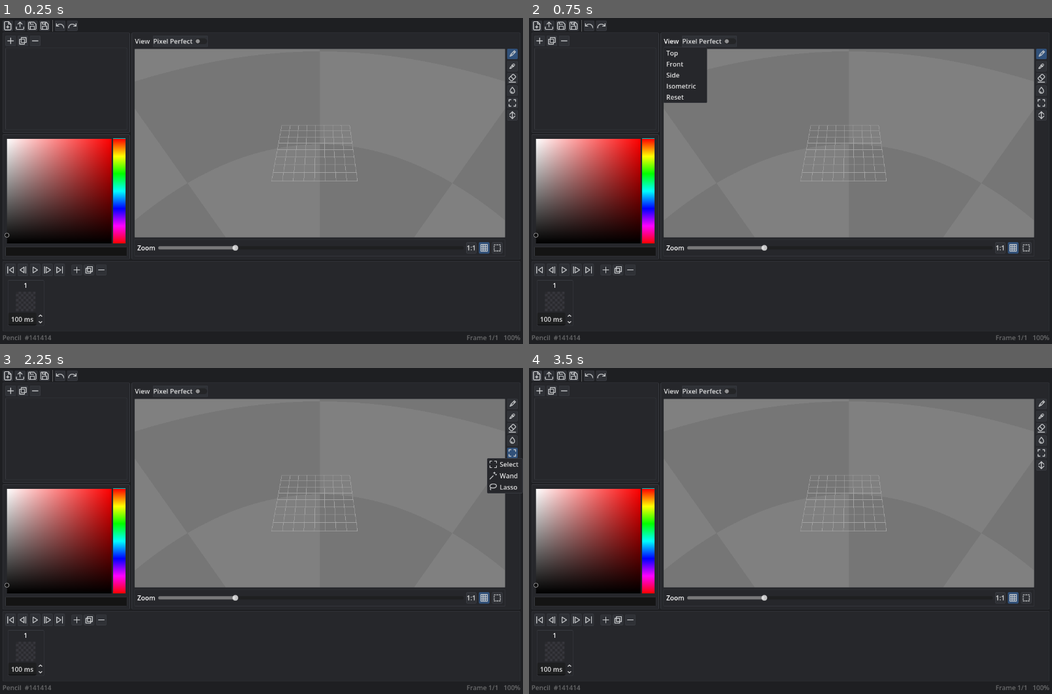
Above: before the commit, frames 1-4 (two rows, left to right).
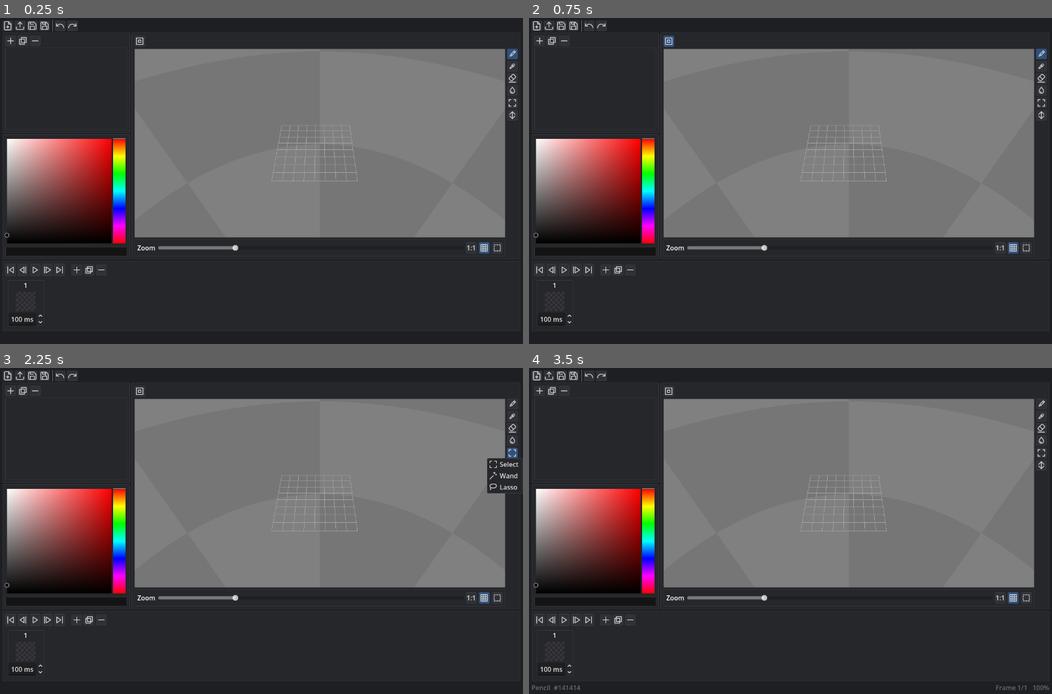
Above: after the commit, the same moments.

Repository: LeonardMeagher2/LVE
Game: Godot game, scene res://ui/main.tscn
The game is run twice, just before and just after one commit, with the same random seed, the same clock (stepped at 60 frames per second) and the same inputs.
Inputs (mouse positions are in pixels of both pictures, inside the frame that each line leads up to):
- Up to frame 1 (0.25 s): no input
- Up to frame 2 (0.75 s): click (670, 40) at 0.5 s, where only the run before the commit has a clickable "View"
- Up to frame 3 (2.25 s): click (141, 390) at 1.27 s; click (512, 452) at 2 s
- Up to frame 4 (3.5 s): click (534, 374) at 2.75 s

The runs differ from the first frame. In frame 1, 0.2% of the frame differs, in the area x 0-100%, y 6-99%; in frame 2, 1.6%, in the area x 0-100%, y 5-99%; in frame 3, 0.2%; in frame 4, 0.1%.
Error after the commit: Invalid access to property or key 'view_requested' on a base object of type 'HBoxContainer (OptionBar)'. (res://ui/main.gd:42)

Commit message:
Add connected and color tolerance options to fill and wand

Diff:
--- /dev/null
+++ b/icons/connected.svg
@@ -0,0 +1,6 @@
+<?xml version="1.0" encoding="UTF-8"?>
+<svg width="24" height="24" viewBox="0 0 24 24" fill="none" stroke="#c8cacc" stroke-width="2" stroke-linecap="round" stroke-linejoin="round" version="1.1" xmlns="http://www.w3.org/2000/svg">
+  <path d="M4 4h16v8h-8v8H4z" id="outline"/>
+  <path d="M12 4v8" id="edge_v"/>
+  <path d="M4 12h8" id="edge_h"/>
+</svg>
--- /dev/null
+++ b/icons/tolerance.svg
@@ -0,0 +1,6 @@
+<?xml version="1.0" encoding="UTF-8"?>
+<svg width="24" height="24" viewBox="0 0 24 24" fill="none" stroke="#c8cacc" stroke-width="2" stroke-linecap="round" stroke-linejoin="round" version="1.1" xmlns="http://www.w3.org/2000/svg">
+  <rect x="3" y="7" width="5" height="10" fill="#c8cacc" fill-opacity="0.35" stroke="none" id="shade_low"/>
+  <rect x="9.5" y="7" width="5" height="10" fill="#c8cacc" fill-opacity="0.65" stroke="none" id="shade_mid"/>
+  <rect x="16" y="7" width="5" height="10" fill="#c8cacc" stroke="none" id="shade_full"/>
+</svg>
--- /dev/null
+++ b/tests/fill_all.gd
@@ -0,0 +1,102 @@
+extends "res://tests/test.gd"
+
+var _inst: Node = null
+var _vp: EditorViewport
+var _center := Vector2.ZERO
+var _r1 := State.NONE
+var _r2 := State.NONE
+var _r3 := State.NONE
+var _control := State.NONE
+
+
+func _ready() -> void:
+	var scene: PackedScene = load("res://ui/main.tscn")
+	_inst = scene.instantiate()
+	get_tree().root.add_child.call_deferred(_inst)
+	test("fill recolors every voxel of the same color when connected is off", _run)
+
+
+func _run() -> void:
+	step("Given the fill tool with a blue brush and three separate red voxels", func():
+		_vp = editor_viewport(_inst)
+		State.set_tool(State.tools.fill)
+		State.set_color(Color.BLUE)
+		var svp := _vp.get_viewport()
+		var vsize: Vector2i = svp.size
+		if vsize.x <= 0 or vsize.y <= 0:
+			svp.size = Vector2i(800, 500)
+			vsize = svp.size
+		_center = Vector2(vsize.x * 0.5, vsize.y * 0.5)
+		_r1 = aim(_vp, _center).target
+		_r2 = _r1 + Vector3i(8, 0, 0)
+		_r3 = _r1 + Vector3i(16, 0, 0)
+		_control = _r1 + Vector3i(0, 1, 0)
+		var f: VoxelFrame = State.document.frames[State.current_frame]
+		f.cells[_r1] = Color.RED
+		f.cells[_r2] = Color.RED
+		f.cells[_r3] = Color.RED
+		f.cells[_control] = Color.GREEN
+	)
+
+	step("Then the option bar shows a connected icon toggle", func():
+		var b := _connected_toggle()
+		expect(b != null, "the connected toggle exists")
+		if b == null:
+			return
+		expect(b.toggle_mode, "the connected control is a toggle button")
+		expect(b.icon != null, "the connected toggle shows an icon")
+		expect(b.button_pressed, "the connected toggle starts on")
+	)
+
+	step("When the user fills one red voxel with connected on", func():
+		expect(State.get_tool_option(State.tools.fill, "connected") == true, "connected is on by default")
+		_click(_screen_pos_of(_r2))
+	)
+
+	step("Then only that voxel changes color", func():
+		var f: VoxelFrame = State.document.frames[State.current_frame]
+		expect(f.cells[_r2] == Color.BLUE, "the clicked voxel takes the brush color")
+		expect(f.cells[_r1] == Color.RED, "the distant red voxel keeps its color")
+		expect(f.cells[_r3] == Color.RED, "the farthest red voxel keeps its color")
+	)
+
+	step("When the user turns connected off and fills another red voxel", func():
+		State.set_tool_option("", "connected", false)
+		_click(_screen_pos_of(_r1))
+	)
+
+	step("Then every red voxel takes the brush color", func():
+		var f: VoxelFrame = State.document.frames[State.current_frame]
+		expect(f.cells[_r1] == Color.BLUE, "the first red voxel takes the brush color")
+		expect(f.cells[_r3] == Color.BLUE, "the last red voxel takes the brush color")
+		expect(f.cells[_control] == Color.GREEN, "the green voxel keeps its color")
+	)
+
+
+func _connected_toggle() -> Button:
+	var bar := _inst.get_node("%OptionBar")
+	for w in bar.get_node("OptionsBox").get_children():
+		for c in w.get_children():
+			if c is Button and c.tooltip_text == "Connected":
+				return c
+	return null
+
+
+func _click(pos: Vector2) -> void:
+	var press := InputEventMouseButton.new()
+	press.button_index = MOUSE_BUTTON_LEFT
+	press.pressed = true
+	press.position = pos
+	_vp.get_viewport().push_input(press)
+	press.pressed = false
+	_vp.get_viewport().push_input(press)
+
+
+func _screen_pos_of(cell: Vector3i) -> Vector2:
+	var svp := _vp.get_viewport()
+	for dy in range(0, int(svp.size.y), 10):
+		for dx in range(0, int(svp.size.x), 10):
+			var pos := Vector2(dx, dy)
+			if aim(_vp, pos).target == cell:
+				return pos
+	return Vector2.INF
--- /dev/null
+++ b/tests/fill_all.tscn
@@ -0,0 +1,6 @@
+[gd_scene format=3]
+
+[ext_resource type="Script" path="res://tests/fill_all.gd" id="1"]
+
+[node name="FillAll" type="Node"]
+script = ExtResource("1")
--- /dev/null
+++ b/tests/wand_all.gd
@@ -0,0 +1,87 @@
+extends "res://tests/test.gd"
+
+var _inst: Node = null
+var _vp: EditorViewport
+var _center := Vector2.ZERO
+var _a := State.NONE
+var _b := State.NONE
+var _c := State.NONE
+var _red := State.NONE
+
+
+func _ready() -> void:
+	var scene: PackedScene = load("res://ui/main.tscn")
+	_inst = scene.instantiate()
+	get_tree().root.add_child.call_deferred(_inst)
+	test("wand selects every voxel of the same color when connected is off", _run)
+
+
+func _run() -> void:
+	step("Given the wand tool and three separate gray voxels plus one red voxel", func():
+		_vp = editor_viewport(_inst)
+		State.set_tool(State.tools.wand)
+		var svp := _vp.get_viewport()
+		var vsize: Vector2i = svp.size
+		if vsize.x <= 0 or vsize.y <= 0:
+			svp.size = Vector2i(800, 500)
+			vsize = svp.size
+		_center = Vector2(vsize.x * 0.5, vsize.y * 0.5)
+		_a = aim(_vp, _center).target
+		_b = _a + Vector3i(8, 0, 0)
+		_c = _a + Vector3i(16, 0, 0)
+		_red = _a + Vector3i(0, 1, 0)
+		var gray := Color.from_rgba8(150, 150, 150)
+		var f: VoxelFrame = State.document.frames[State.current_frame]
+		f.cells[_a] = gray
+		f.cells[_b] = gray
+		f.cells[_c] = gray
+		f.cells[_red] = Color.RED
+	)
+
+	step("When the user clicks one gray voxel with connected on", func():
+		expect(State.get_tool_option(State.tools.wand, "connected") == true, "connected is on by default")
+		_click(_screen_pos_of(_b))
+	)
+
+	step("Then only that voxel is selected", func():
+		expect(State.selection.contains(_b), "the clicked voxel is selected")
+		expect(not State.selection.contains(_a), "the distant gray voxel is not selected")
+		expect(not State.selection.contains(_red), "the red voxel is not selected")
+	)
+
+	step("Given no active selection", func():
+		State.clear_selection()
+	)
+
+	step("When the user turns connected off and clicks another gray voxel", func():
+		State.set_tool_option("select", "connected", false)
+		_click(_screen_pos_of(_c))
+	)
+
+	step("Then every gray voxel is selected", func():
+		expect(State.selection.contains(_c), "the clicked voxel is selected")
+		expect(State.selection.contains(_a), "the first gray voxel is selected")
+		expect(State.selection.contains(_b), "the second gray voxel is selected")
+		expect(State.selection.cells.size() == 3, "selection holds exactly the three gray voxels")
+		expect(not State.selection.contains(_red), "the red voxel is not selected")
+	)
+
+
+func _click(pos: Vector2) -> void:
+	var press := InputEventMouseButton.new()
+	press.button_index = MOUSE_BUTTON_LEFT
+	press.pressed = true
+	press.position = pos
+	_vp.get_viewport().push_input(press)
+	press.pressed = false
+	_vp.get_viewport().push_input(press)
+
+
+func _screen_pos_of(cell: Vector3i) -> Vector2:
+	var svp := _vp.get_viewport()
+	for dy in range(0, int(svp.size.y), 10):
+		for dx in range(0, int(svp.size.x), 10):
+			var pos := Vector2(dx, dy)
+			if aim(_vp, pos).target == cell:
+				return pos
+	return Vector2.INF
--- /dev/null
+++ b/tests/wand_all.tscn
@@ -0,0 +1,6 @@
+[gd_scene format=3]
+
+[ext_resource type="Script" path="res://tests/wand_all.gd" id="1"]
+
+[node name="WandAll" type="Node"]
+script = ExtResource("1")
--- /dev/null
+++ b/tools/connected.tscn
@@ -0,0 +1,9 @@
+[gd_scene load_steps=3 format=3]
+
+[ext_resource type="PackedScene" path="res://tools/icon_toggle_option.tscn" id="1"]
+[ext_resource type="Texture2D" path="res://icons/connected.svg" id="2"]
+
+[node name="ConnectedOption" instance=ExtResource("1")]
+
+[node name="Button" parent="." index="0"]
+icon = ExtResource("2")
--- a/tools/fill.tres
+++ b/tools/fill.tres
@@ -2,11 +2,27 @@
 
 [ext_resource type="Script" uid="uid://cjerda0p540dt" path="res://tools/tool_info.gd" id="1_script"]
 [ext_resource type="Texture2D" uid="uid://vfhvhh7m0svp" path="res://icons/fill.svg" id="2_icon"]
+[ext_resource type="Script" uid="uid://psmrld84nlu7" path="res://tools/tool_option.gd" id="3_option"]
+
+[sub_resource type="Resource" id="Resource_con"]
+script = ExtResource("3_option")
+id = "connected"
+label = "connected"
+default = true
+option_scene = "res://tools/connected.tscn"
+
+[sub_resource type="Resource" id="Resource_eps"]
+script = ExtResource("3_option")
+id = "color_epsilon"
+label = "Color tolerance"
+default = 0.0
+option_scene = "res://tools/tolerance.tscn"
 
 [resource]
 script = ExtResource("1_script")
 id = "fill"
 display_name = "Fill"
 icon = ExtResource("2_icon")
-tooltip = "Fill connected voxels with a color"
+tooltip = "Fill matching voxels with a color"
 tool_scene = "res://tools/fill/fill.tscn"
+options = [SubResource("Resource_con"), SubResource("Resource_eps")]
--- a/tools/fill/fill_tool.gd
+++ b/tools/fill/fill_tool.gd
@@ -12,23 +12,34 @@
 
 func _flood_fill(seed: Vector3i) -> bool:
 	var frame: VoxelFrame = State.document.frames[State.current_frame]
-	var old_index: int = frame.cells[seed]
-	var new_index: int = State.document.ensure_color(State.current_color)
-	if new_index == -1:
-		new_index = State.document.add_color(State.current_color)
-	if new_index == old_index:
+	var target: Color = frame.cells[seed]
+	var replacement := State.current_color
+	if colors_equal(target, replacement):
 		return false
+	if not _connected():
+		return _recolor_all(frame, target, replacement)
 	var stack: Array[Vector3i] = [seed]
-	frame.cells[seed] = new_index
+	frame.cells[seed] = replacement
 	while not stack.is_empty():
 		var c: Vector3i = stack.pop_back()
 		for n in _neighbors(c):
 			if not State.can_edit(n):
 				continue
-			if frame.cells.get(n, -1) == old_index:
-				frame.cells[n] = new_index
+			if frame.cells.has(n) and colors_equal(frame.cells[n], target):
+				frame.cells[n] = replacement
 				stack.append(n)
 	return true
+
+
+func _recolor_all(frame: VoxelFrame, target: Color, replacement: Color) -> bool:
+	var changed := false
+	for c in frame.cells.keys():
+		if not State.can_edit(c):
+			continue
+		if colors_equal(frame.cells[c], target):
+			frame.cells[c] = replacement
+			changed = true
+	return changed
 
 
 func _neighbors(c: Vector3i) -> Array[Vector3i]:
--- /dev/null
+++ b/tools/icon_toggle_option.gd
@@ -0,0 +1,25 @@
+extends HBoxContainer
+
+@export var option: ToolOption
+@export var group := ""
+
+@onready var _button: Button = $Button
+
+
+func _ready() -> void:
+	if option == null:
+		return
+	_button.tooltip_text = option.label.capitalize()
+	_button.button_pressed = State.get_tool_option(State.tool, option.id) == true
+	_button.toggled.connect(_on_toggled)
+	State.tool_option_changed.connect(_on_option_changed)
+
+
+func _on_toggled(v: bool) -> void:
+	State.set_tool_option(group, option.id, v)
+
+
+func _on_option_changed(changed_group: String, id: String, value: Variant) -> void:
+	if changed_group != group or id != option.id:
+		return
+	_button.button_pressed = value == true
--- /dev/null
+++ b/tools/icon_toggle_option.tscn
@@ -0,0 +1,10 @@
+[gd_scene load_steps=2 format=3]
+
+[ext_resource type="Script" path="res://tools/icon_toggle_option.gd" id="1"]
+
+[node name="IconToggleOption" type="HBoxContainer"]
+script = ExtResource("1")
+
+[node name="Button" type="Button" parent="."]
+toggle_mode = true
+icon_alignment = 1
--- a/tools/pencil.tres
+++ b/tools/pencil.tres
@@ -9,6 +9,7 @@
 id = "pixel_perfect"
 label = "pixel perfect"
 default = false
+option_scene = "res://tools/pixel_perfect.tscn"
 
 [resource]
 script = ExtResource("2_qb7oy")
--- /dev/null
+++ b/tools/pixel_perfect.tscn
@@ -0,0 +1,9 @@
+[gd_scene load_steps=3 format=3]
+
+[ext_resource type="PackedScene" path="res://tools/icon_toggle_option.tscn" id="1"]
+[ext_resource type="Texture2D" path="res://icons/pixel_perfect.svg" id="2"]
+
+[node name="PixelPerfectOption" instance=ExtResource("1")]
+
+[node name="Button" parent="." index="0"]
+icon = ExtResource("2")
--- /dev/null
+++ b/tools/spin_box_option.gd
@@ -0,0 +1,28 @@
+extends HBoxContainer
+
+@export var option: ToolOption
+@export var group := ""
+
+@onready var _icon: TextureRect = $Icon
+@onready var _spin: SpinBox = $Spin
+
+
+func _ready() -> void:
+	if option == null:
+		return
+	var tip := option.label.capitalize()
+	_icon.tooltip_text = tip
+	_spin.tooltip_text = tip
+	_spin.value = State.get_tool_option(State.tool, option.id) * _spin.max_value
+	_spin.value_changed.connect(_on_value_changed)
+	State.tool_option_changed.connect(_on_option_changed)
+
+
+func _on_value_changed(v: float) -> void:
+	State.set_tool_option(group, option.id, v / _spin.max_value)
+
+
+func _on_option_changed(changed_group: String, id: String, value: Variant) -> void:
+	if changed_group != group or id != option.id:
+		return
+	_spin.value = value
--- /dev/null
+++ b/tools/spin_box_option.tscn
@@ -0,0 +1,19 @@
+[gd_scene format=3 uid="uid://dsnkxw3voeml5"]
+
+[ext_resource type="Script" uid="uid://dip3wcj6nl4c2" path="res://tools/spin_box_option.gd" id="1"]
+
+[node name="SpinBoxOption" type="HBoxContainer" unique_id=1188341024]
+anchors_preset = -1
+anchor_right = 0.07109375
+anchor_bottom = 0.03875
+script = ExtResource("1")
+metadata/_edit_use_anchors_ = true
+
+[node name="Icon" type="TextureRect" parent="." unique_id=1281859944]
+layout_mode = 2
+
+[node name="Spin" type="SpinBox" parent="." unique_id=152620860]
+layout_mode = 2
+max_value = 1.0
+step = 0.01
+alignment = 1
--- /dev/null
+++ b/tools/tolerance.tscn
@@ -0,0 +1,14 @@
+[gd_scene load_steps=3 format=3]
+
+[ext_resource type="PackedScene" path="res://tools/spin_box_option.tscn" id="1"]
+[ext_resource type="Texture2D" path="res://icons/tolerance.svg" id="2"]
+
+[node name="ToleranceOption" instance=ExtResource("1")]
+
+[node name="Icon" parent="." index="0"]
+texture = ExtResource("2")
+
+[node name="Spin" parent="." index="1"]
+max_value = 100.0
+step = 1.0
+suffix = " %"
--- a/tools/voxel_tool.gd
+++ b/tools/voxel_tool.gd
@@ -132,6 +132,18 @@
 	return State.get_tool_option(info, "pixel_perfect") == true
 
 
+func colors_equal(a: Color, b: Color) -> bool:
+	var eps: float = State.get_tool_option(info, "color_epsilon")
+	if eps <= 0.0:
+		return a == b
+	return absf(a.r - b.r) <= eps and absf(a.g - b.g) <= eps \
+		and absf(a.b - b.b) <= eps and absf(a.a - b.a) <= eps
+
+
+func _connected() -> bool:
+	return State.get_tool_option(info, "connected") != false
+
+
 func apply(_target: Vector3i, _hit: Vector3i) -> bool:
 	return false
 
@@ -165,14 +177,12 @@
 	return {
 		"frame": State.current_frame,
 		"cells": State.document.frames[State.current_frame].cells.duplicate(true),
-		"palette": State.document.palette.duplicate(),
 		"selection": State.selection.cells.duplicate(true),
 	}
 
 
 func _stroke_differs(before: Dictionary, after: Dictionary) -> bool:
 	return _dicts_equal(before["cells"], after["cells"]) == false \
-		or before["palette"] != after["palette"] \
 		or _dicts_equal(before["selection"], after["selection"]) == false
 
 
@@ -190,7 +200,6 @@
 	if i < 0 or i >= State.document.frames.size():
 		i = State.current_frame
 	State.document.frames[i].cells = (s["cells"] as Dictionary).duplicate(true)
-	State.document.palette = (s["palette"] as PackedColorArray).duplicate()
 	State.selection.cells = (s["selection"] as Dictionary).duplicate(true)
 	State.notify_restored()
 
--- a/tools/wand_select.tres
+++ b/tools/wand_select.tres
@@ -3,6 +3,7 @@
 [ext_resource type="Script" uid="uid://cjerda0p540dt" path="res://tools/tool_info.gd" id="1_script"]
 [ext_resource type="Texture2D" uid="uid://dnpfta4guqhvd" path="res://icons/wand.svg" id="2_icon"]
 [ext_resource type="Script" uid="uid://psmrld84nlu7" path="res://tools/tool_option.gd" id="3_mode"]
+[ext_resource type="Script" uid="uid://psmrld84nlu7" path="res://tools/tool_option.gd" id="4_option"]
 
 [sub_resource type="Resource" id="Resource_opt"]
 script = ExtResource("3_mode")
@@ -11,12 +12,26 @@
 default = "replace"
 option_scene = "res://tools/select/mode_picker.tscn"
 
+[sub_resource type="Resource" id="Resource_con"]
+script = ExtResource("4_option")
+id = "connected"
+label = "connected"
+default = true
+option_scene = "res://tools/connected.tscn"
+
+[sub_resource type="Resource" id="Resource_eps"]
+script = ExtResource("4_option")
+id = "color_epsilon"
+label = "Color tolerance"
+default = 0.0
+option_scene = "res://tools/tolerance.tscn"
+
 [resource]
 script = ExtResource("1_script")
 id = "wand"
 display_name = "Wand"
 icon = ExtResource("2_icon")
-tooltip = "Select connected voxels of a color"
+tooltip = "Select matching voxels of a color"
 group = "select"
 tool_scene = "res://tools/wand_select/wand_select.tscn"
-options = [SubResource("Resource_opt")]
+options = [SubResource("Resource_opt"), SubResource("Resource_con"), SubResource("Resource_eps")]
--- a/tools/wand_select/wand_select_tool.gd
+++ b/tools/wand_select/wand_select_tool.gd
@@ -35,15 +35,20 @@
 
 func _flood(seed: Vector3i) -> VoxelSelection:
 	var frame: VoxelFrame = State.document.frames[State.current_frame]
-	var idx: int = frame.cells[seed]
+	var target: Color = frame.cells[seed]
 	var sel := VoxelSelection.new()
 	sel.add(seed)
+	if not _connected():
+		for c in frame.cells:
+			if colors_equal(frame.cells[c], target):
+				sel.add(c)
+		return sel
 	var stack: Array[Vector3i] = [seed]
 	while not stack.is_empty():
 		for n in _neighbors(stack.pop_back()):
 			if sel.contains(n):
 				continue
-			if frame.cells.get(n, -1) != idx:
+			if not frame.cells.has(n) or not colors_equal(frame.cells[n], target):
 				continue
 			sel.add(n)
 			stack.append(n)
--- a/ui/option_bar.gd
+++ b/ui/option_bar.gd
@@ -1,18 +1,11 @@
 class_name OptionBar
 extends HBoxContainer
 
-signal view_requested(name: String)
-
 @onready var _options_box: HBoxContainer = $OptionsBox
-@onready var _view_menu: MenuButton = $View
-
-var _entries: Array[Dictionary] = []
 
 
 func _ready() -> void:
 	State.tool_changed.connect(func(_t): _rebuild())
-	State.tool_option_changed.connect(_sync_values)
-	_view_menu.get_popup().id_pressed.connect(_on_view_selected)
 	_rebuild()
 
 
@@ -20,41 +13,14 @@
 	for c in _options_box.get_children():
 		_options_box.remove_child(c)
 		c.queue_free()
-	_entries.clear()
 	if State.tool == null:
 		return
 	var group: String = State.tool.group
 	for opt in State.tool.options:
-		if opt.option_scene != "":
-			var w: Control = load(opt.option_scene).instantiate()
-			w.option = opt
-			w.group = group
-			_options_box.add_child(w)
-		else:
-			_add_toggle(opt, group)
-
-
-func _add_toggle(opt: ToolOption, group: String) -> void:
-	var cb := CheckButton.new()
-	cb.text = opt.label.capitalize()
-	cb.focus_mode = Control.FOCUS_NONE
-	var on: bool = State.get_tool_option(State.tool, opt.id)
-	cb.button_pressed = on
-	cb.toggled.connect(func(v: bool): State.set_tool_option(group, opt.id, v))
-	_options_box.add_child(cb)
-	_entries.append({"button": cb, "group": group, "id": opt.id, "value": true})
-
-
-func _sync_values(group: String, id: String, value: Variant) -> void:
-	for e in _entries:
-		if e.group == group and e.id == id:
-			(e.button as BaseButton).button_pressed = e.value == value
-
-
-func _on_view_selected(index: int) -> void:
-	match index:
-		0: view_requested.emit("top")
-		1: view_requested.emit("front")
-		2: view_requested.emit("side")
-		3: view_requested.emit("isometric")
-		4: view_requested.emit("reset")
+		if opt.option_scene == "":
+			push_warning("OptionBar: option '%s' has no option_scene" % opt.id)
+			continue
+		var w: Control = load(opt.option_scene).instantiate()
+		w.option = opt
+		w.group = group
+		_options_box.add_child(w)
--- a/ui/option_bar.tscn
+++ b/ui/option_bar.tscn
@@ -7,21 +7,6 @@
 theme_override_constants/separation = 6
 script = ExtResource("1_option")
 
-[node name="View" type="MenuButton" parent="." unique_id=438351120]
-layout_mode = 2
-text = "View"
-item_count = 5
-popup/item_0/text = "Top"
-popup/item_0/id = 0
-popup/item_1/text = "Front"
-popup/item_1/id = 1
-popup/item_2/text = "Side"
-popup/item_2/id = 2
-popup/item_3/text = "Isometric"
-popup/item_3/id = 3
-popup/item_4/text = "Reset"
-popup/item_4/id = 4
-
 [node name="OptionsBox" type="HBoxContainer" parent="." unique_id=567840298]
 unique_name_in_owner = true
 layout_mode = 2
Not shown, added: icons/connected.svg.import
Not shown, added: icons/tolerance.svg.import
Not shown, added: tools/icon_toggle_option.gd.uid
Not shown, added: tools/spin_box_option.gd.uid
